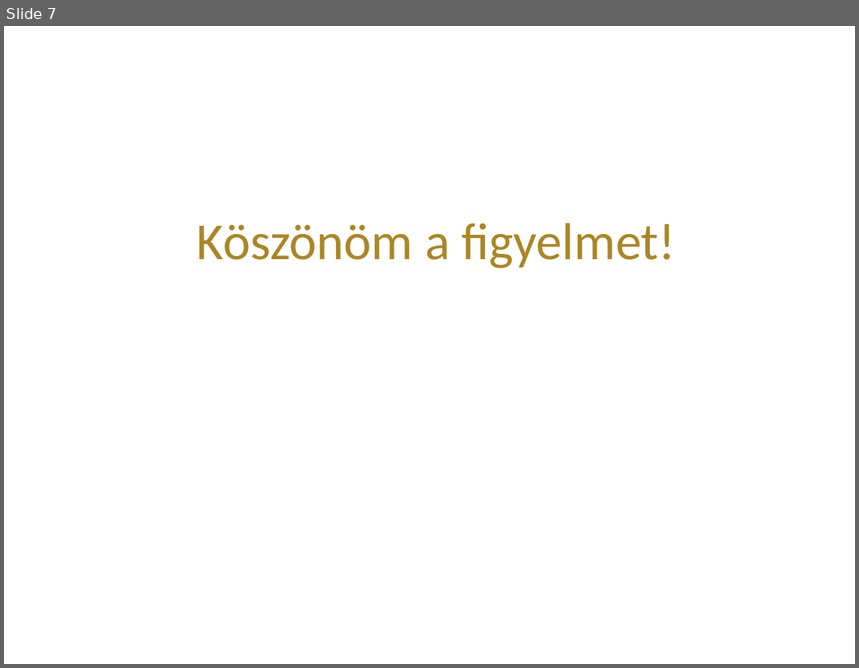
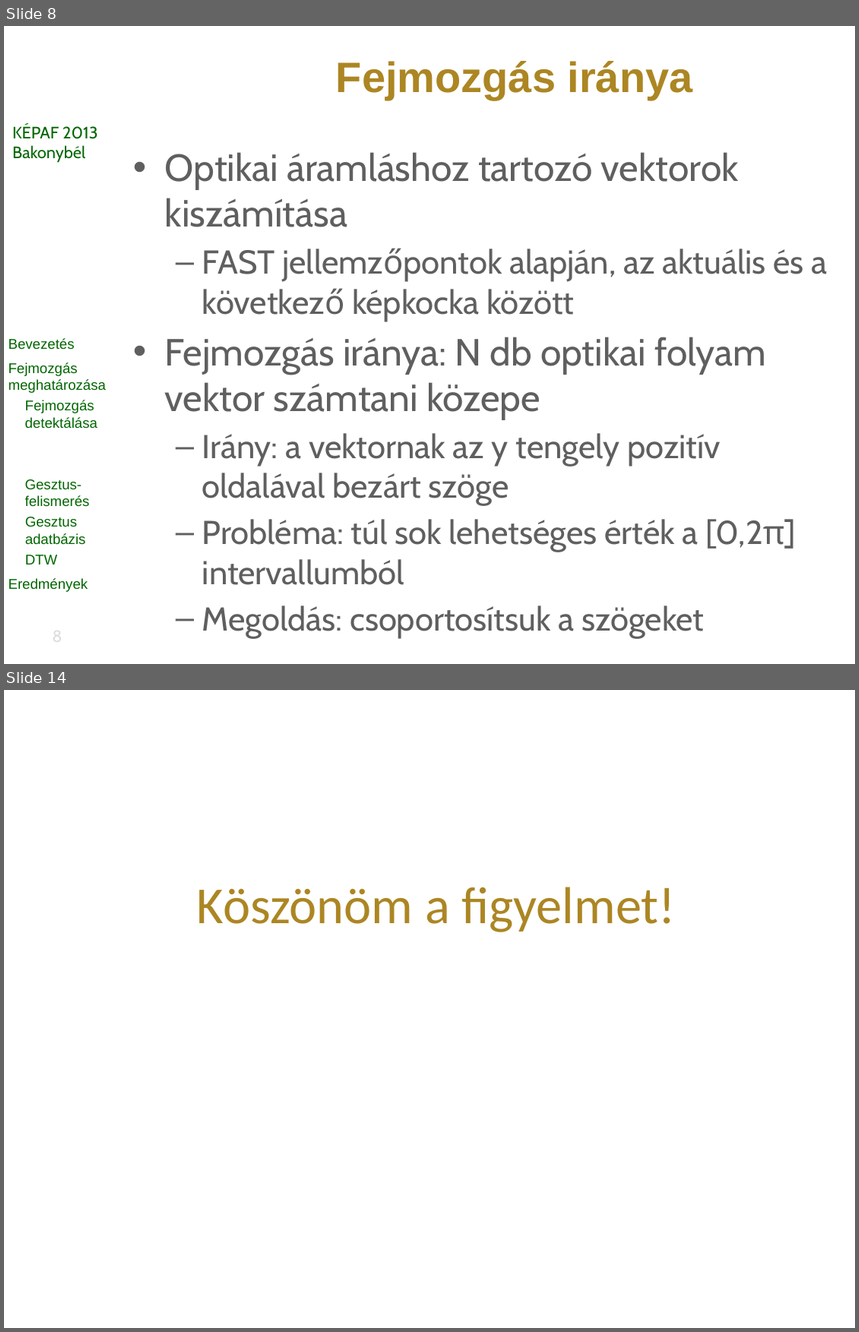
Before and after one commit to vohoaiviet/face-gesture-api, a slide deck: HeadMovement/research/kepaf/ppt/bertok.kornel.kepaf.2013.pptx. Shown one above the other, each under a label of ours: slide 7 before the commit, slides 8 and 14 after it; the slides between them are not shown. The pictures are 859x668 and 859x1332 pixels, drawn with LibreOffice and Linux fonts; fonts in the diff are those of the drawing; background and template pictures are left out. Boxes give left, top, right and bottom in pixels: in the first picture for what was removed or moved away, otherwise in the second. Text is boxed around its words. In the diff, an @@ line names an element or a change of style, - is before the commit and + after.

```diff
--- a/HeadMovement/research/kepaf/ppt/bertok.kornel.kepaf.2013.pptx
+++ b/HeadMovement/research/kepaf/ppt/bertok.kornel.kepaf.2013.pptx
@@ slide 8 added at <box>4,26,855,664</box>, background picture (left out) @@
@@ title added at <box>336,61,693,100</box>, 36 pt, text #AC8623, bold @@
+Fejmozgás iránya
@@ text added at <box>12,125,98,163</box>, 14 pt, text #006600 @@
+KÉPAF 2013
+Bakonybél
@@ text added at <box>165,152,828,639</box>, 28 pt, text #5F5F5F @@
+• Optikai áramláshoz tartozó vektorok kiszámítása
+  – FAST jellemzőpontok alapján, az aktuális és a következő képkocka között
+• Fejmozgás iránya: N db optikai folyam vektor számtani közepe
+  – Irány: a vektornak az y tengely pozitív oldalával bezárt szöge
+  – Probléma: túl sok lehetséges érték a [0,2π] intervallumból
+  – Megoldás: csoportosítsuk a szögeket
@@ text added at <box>9,338,106,592</box>, 12 pt, text #006600 @@
+Bevezetés
+Fejmozgás meghatározása
+Fejmozgás detektálása
+Fejmozgás iránya
+Gesztus-felismerés
+Gesztus adatbázis
+DTW
+Eredmények
@@ page number added at <box>18,622,97,651</box>, 14 pt, text #DDDDDD @@
+8
@@ what was slide 7 is now slide 14 @@
```
Also in this commit, not shown: 1 slide changed, 7 other slides added, 1 slide removed, 4 other files.
